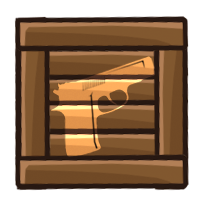
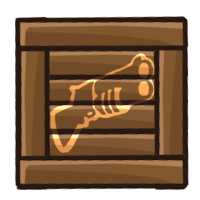
Comparing the layer stacks of the two 200 × 200 images. Changes:
hid "gun" over [50, 56, 155, 157]
added layer "double" (overlay) above "heavy" over [50, 53, 155, 153]
